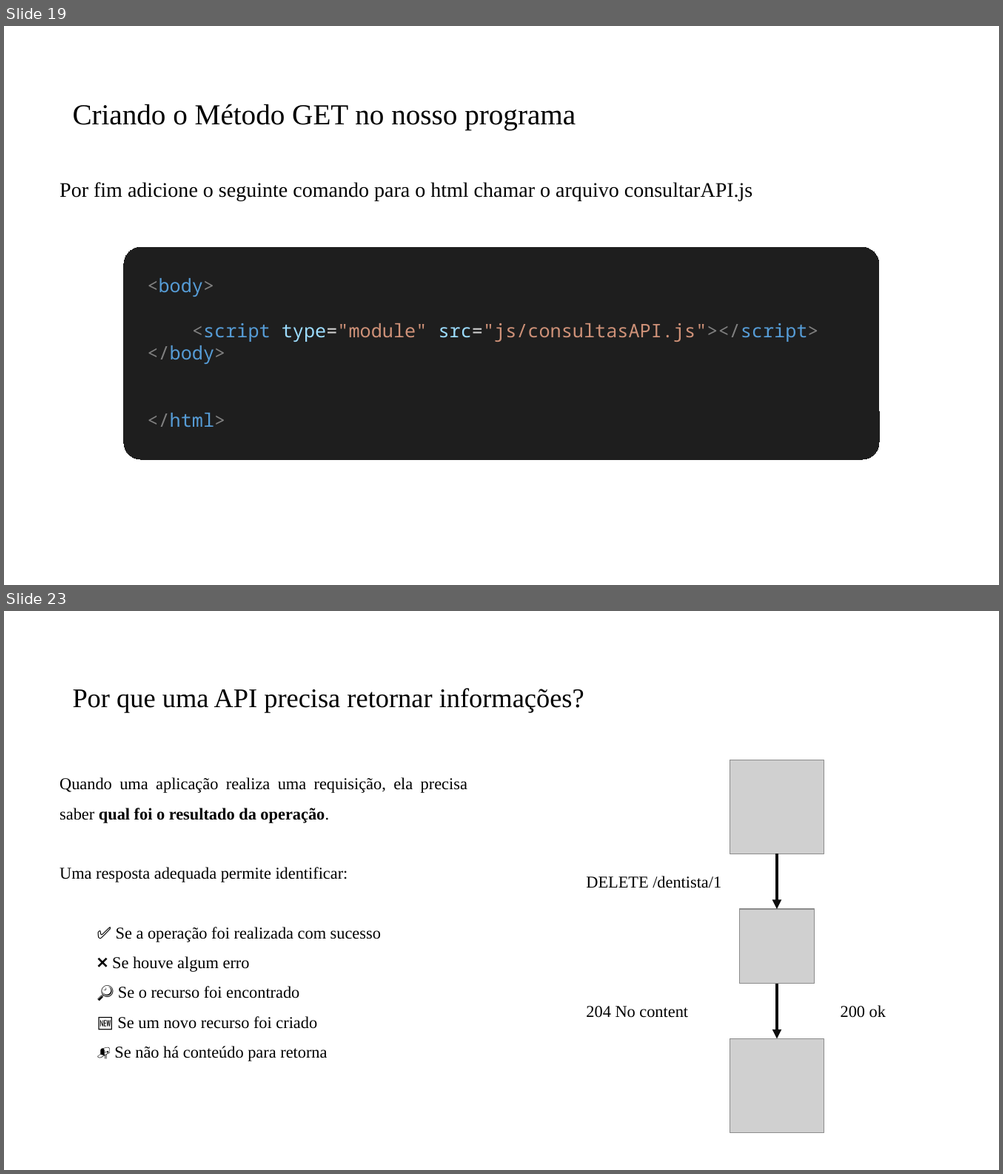
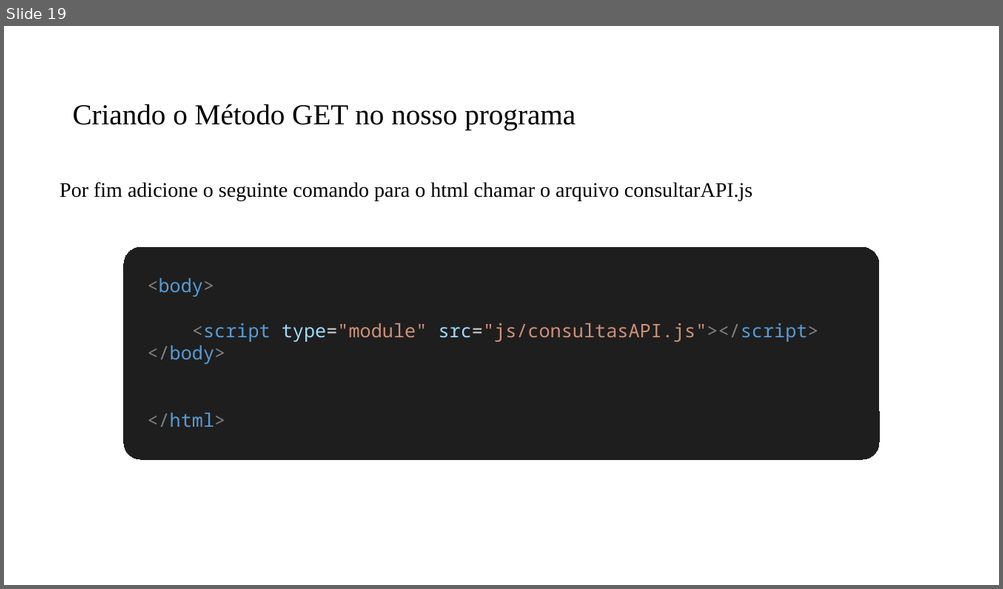
Before and after one commit to PedroMiho/UMC, a slide deck: SI/Programação para Internet/Módulo 2 - JavaScript/Aula03 - Implementado o CRUD/Implementando CRUD.pptx. Shown one above the other, each under a label of ours: slides 19 and 23 before the commit, slide 19 after it; the slides between them are not shown. The pictures are 1003x1174 and 1003x589 pixels, drawn with LibreOffice and Linux fonts; fonts in the diff are those of the drawing; grey boxes stand for pictures; background and template pictures are left out. Boxes give left, top, right and bottom in pixels: in the first picture for what was removed or moved away, otherwise in the second. Text is boxed around its words. In the diff, an @@ line names an element or a change of style, - is before the commit and + after.

```diff
--- a/SI/Programação para Internet/Módulo 2 - JavaScript/Aula03 - Implementado o CRUD/Implementando CRUD.pptx
+++ b/SI/Programação para Internet/Módulo 2 - JavaScript/Aula03 - Implementado o CRUD/Implementando CRUD.pptx
@@ slide 23 removed at [4, 611, 999, 1170], background #FFFFFF @@
@@ title removed at [73, 688, 584, 712] @@
-Por que uma API precisa retornar informações?
@@ picture removed at [730, 760, 824, 854] @@
@@ text removed at [60, 777, 467, 1062] @@
-Quando uma aplicação realiza uma requisição, ela precisa saber qual foi o resultado da operação.
-Uma resposta adequada permite identificar:
-  ✅ Se a operação foi realizada com sucesso
-  ❌ Se houve algum erro
-  🔎 Se o recurso foi encontrado
-  🆕 Se um novo recurso foi criado
-  📭 Se não há conteúdo para retorna
@@ arrow removed from (777, 854) to (777, 909) @@
@@ text removed at [586, 876, 721, 889] @@
-DELETE /dentista/1
@@ picture removed at [740, 909, 814, 984] @@
@@ arrow removed from (777, 984) to (777, 1039) @@
@@ text removed at [586, 1006, 688, 1018] @@
-204 No content
@@ text removed at [840, 1005, 885, 1018] @@
-200 ok
@@ picture removed at [730, 1039, 824, 1133] @@
```
Also in this commit, not shown: 8 slides added, 8 other slides removed, 4 other files.
